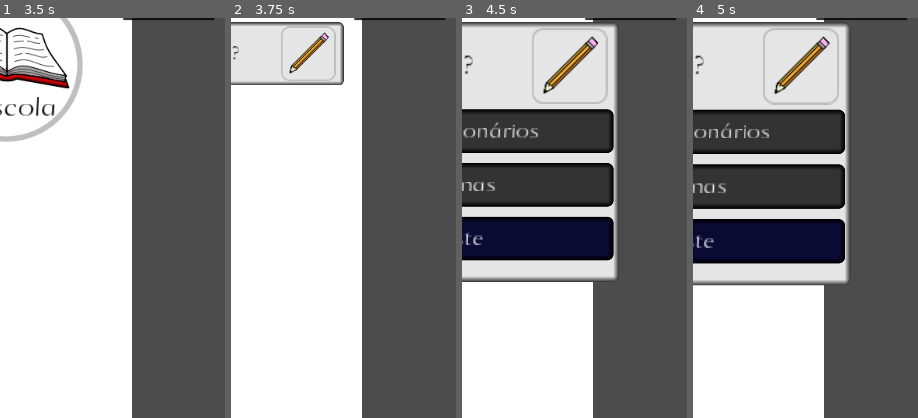
Above: before the commit, frames 1-4 (left to right).
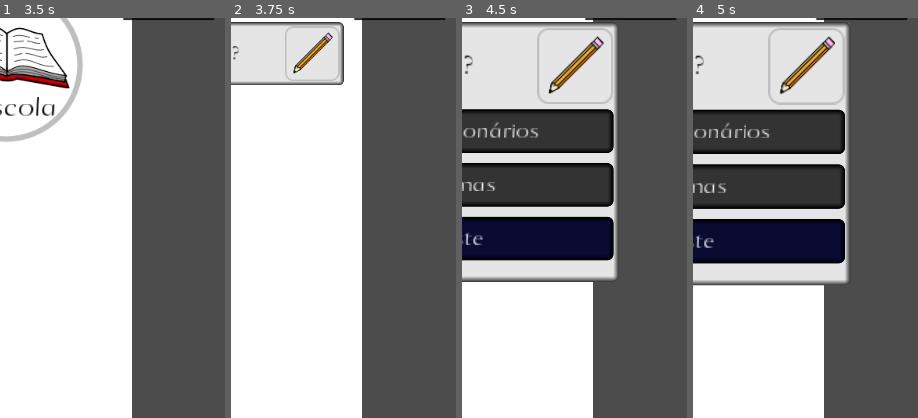
Above: after the commit, the same moments.

Repository: AndreMoukarzel/Grana-Preta
Game: Godot game, scene res://OpeningMenu.tscn
Two runs of this game, one before a commit and one after it. Both use one fixed random seed, a clock stepped at 60 frames per second and the inputs below. The engine's default icon, where the game draws it, is replaced by a stand-in: a white triangle on a blue panel in a dark square.
Inputs (mouse positions are % of the whole screen's width and height, from its top left):
- Up to frame 1 (3.5 s): tap Enter at 0.5 s; move the mouse to (72, 45) at 0.52 s; click (72, 45) at 0.67 s; drag from (30, 55) to (45, 70) at 1.27 s; tap Space at 2 s; move the mouse to (60, 28) at 2.02 s; click (60, 28) at 2.17 s; click (42, 39) at 2.75 s
- Up to frame 2 (3.75 s): click "A Escola" at 3.5 s
- Up to frame 3 (4.5 s): click "Subject" at 4.25 s
- Up to frame 4 (5 s): no input
The pictures show only the part of the screen within x 50-100%, y 7-57%; the shares and areas given below are measured in that part.

Frame 1 is identical in both runs. In frame 2, 0.9% of the frame differs, in the area x 22-49%, y 2-16%; in frame 3, 1.8%, in the area x 31-68%, y 2-22%; in frame 4, 1.8%.

Commit message:
Improved Subject's icon positioning

Diff:
--- a/school/Subjects/Subject.gd
+++ b/school/Subjects/Subject.gd
@@ -24,7 +24,6 @@
 	$Background.rect_size = Vector2(width, BASE_HEIGHT)
 	$Title.rect_size = Vector2(0.66 * width, BASE_HEIGHT)
 	$Title.text = title
-	$Icon.rect_position = Vector2(rect_size.x - BASE_HEIGHT, 5)
 	$Icon.rect_size = Vector2(0.34 * width, BASE_HEIGHT - 10)
 
 	clip_title()
@@ -53,13 +52,14 @@
 		texture = load(icon_location)
 
 	tex_size = texture.get_size()
+	print($Icon.rect_position)
 	if $Icon.rect_size.x < tex_size.x:
 		scale = $Icon.rect_size.x / tex_size.x
 	elif $Icon.rect_size.y < tex_size.y:
 		scale = $Icon.rect_size.y / tex_size.y
 	$Icon.texture = texture
 	$Icon.rect_size = tex_size * scale
-	$Icon.rect_position.y = (rect_size.y - $Icon.rect_size.y)/2
+	$Icon.rect_position = Vector2(rect_size.x - $Icon.rect_size.x - 5, (rect_size.y - $Icon.rect_size.y)/2)
 
 
 func add_lessons(lessons):
--- a/school/Subjects/Subject.tscn
+++ b/school/Subjects/Subject.tscn
@@ -47,10 +47,10 @@
 clip_text = true
 
 [node name="Icon" type="TextureRect" parent="."]
-margin_left = 138.7
-margin_top = 8.55001
-margin_right = 178.7
-margin_bottom = 48.55
+margin_left = 140.0
+margin_top = 10.0
+margin_right = 180.0
+margin_bottom = 50.0
 expand = true
 
 [node name="Lessons" type="VBoxContainer" parent="."]
